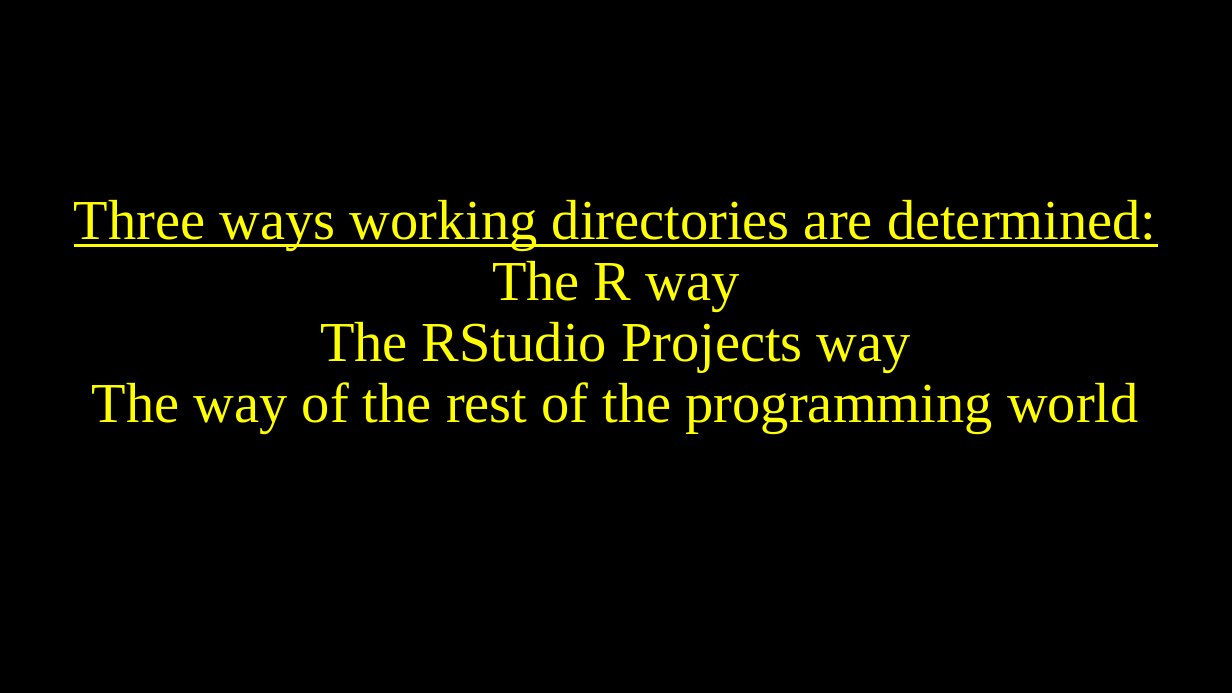
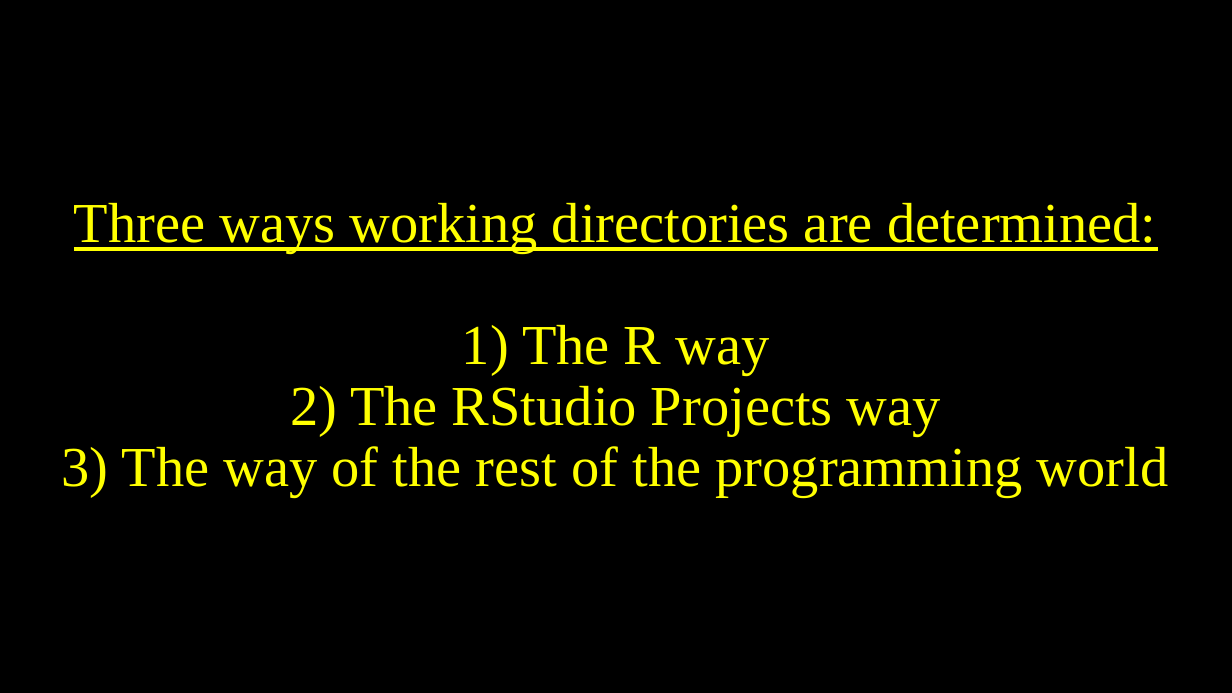
Before and after one commit to belinskyc/KnitR-RMD, a slide deck: slide 5 of KnitR.pptx (slide 1 before the commit). Drawn at 1232x693 pixels with LibreOffice and Linux fonts; fonts in the diff are those of the drawing. Boxes give left, top, right and bottom in pixels: in the first picture for what was removed or moved away, otherwise in the second. Text is boxed around its words. In the diff, an @@ line names an element or a change of style, - is before the commit and + after.

```diff
--- a/KnitR.pptx
+++ b/KnitR.pptx
@@ title at [62, 202, 1169, 497]: text changed @@
-Three ways working directories are determined:
-The R way
-The RStudio Projects way
-The way of the rest of the programming world
+Three ways working directories are determined:
+1) The R way
+2) The RStudio Projects way
+3) The way of the rest of the programming world
```
Also in this commit, not shown: 6 other slides changed, 6 slides added, 5 other files.
